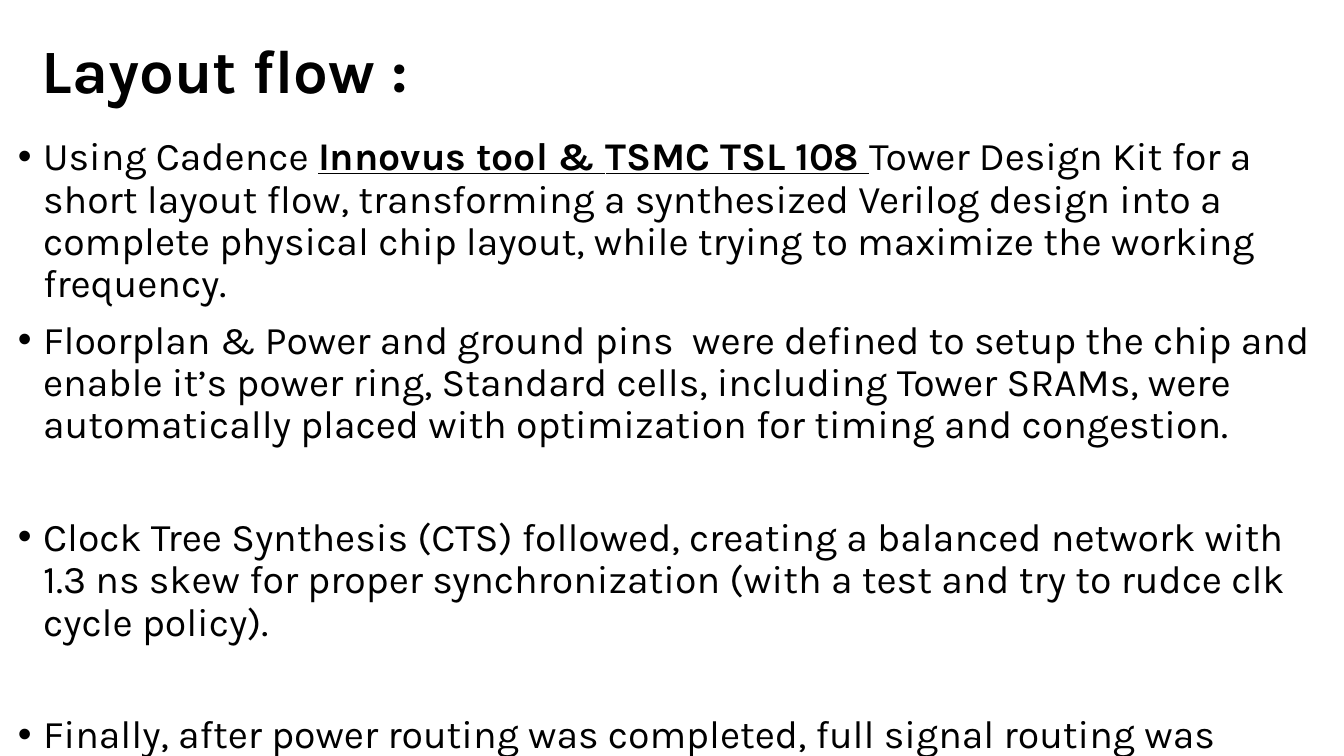
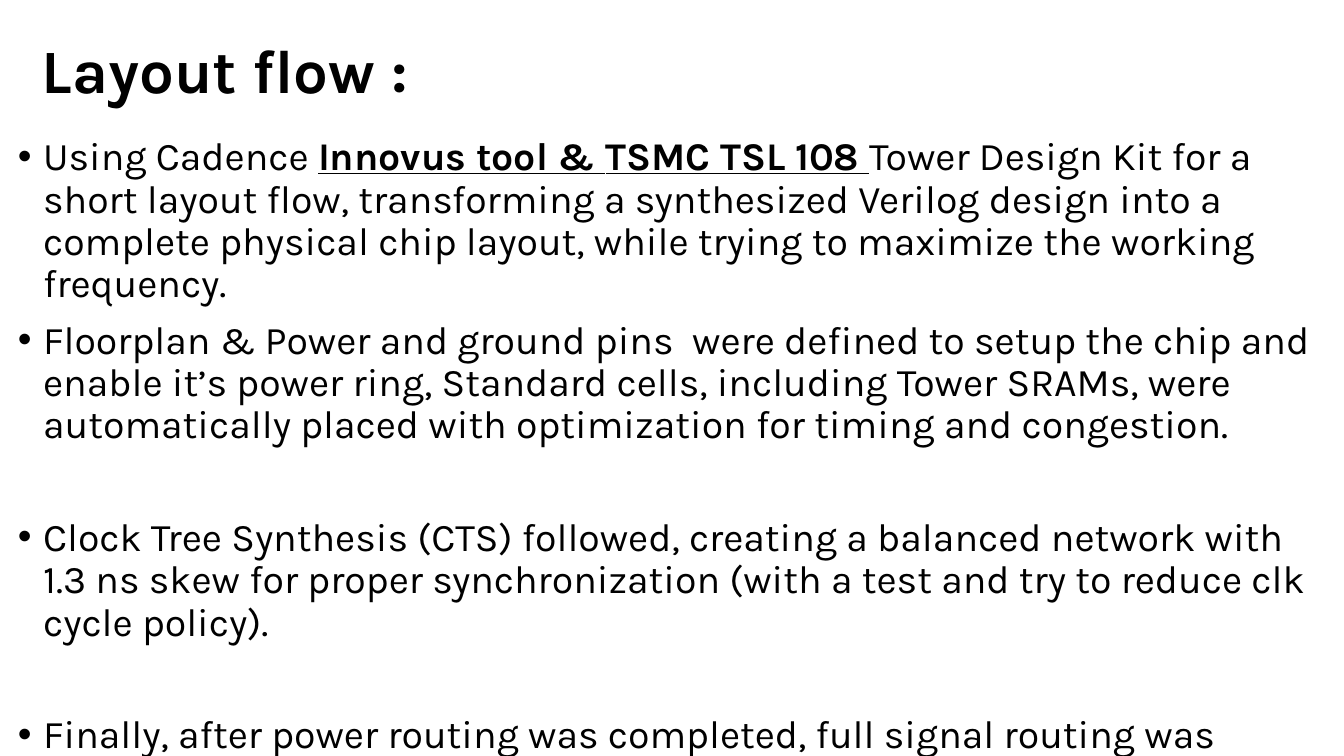
Before and after one commit to muhammad0bi/044169_project_B, a slide deck: slide 19 of Presintaions and Reports/Final presntaion VLSI.pptx (slide 14 before the commit). Drawn at 1344x756 pixels with LibreOffice and Linux fonts; fonts in the diff are those of the drawing. Boxes give left, top, right and bottom in pixels: in the first picture for what was removed or moved away, otherwise in the second. Text is boxed around its words. In the diff, an @@ line names an element or a change of style, - is before the commit and + after.

```diff
--- a/Presintaions and Reports/Final presntaion VLSI.pptx
+++ b/Presintaions and Reports/Final presntaion VLSI.pptx
@@ text at bbox=[43, 522, 1304, 646]: text changed @@
-• Clock Tree Synthesis (CTS) followed, creating a balanced network with 1.3 ns skew for proper synchronization (with a test and try to rudce clk cycle policy).
+• Clock Tree Synthesis (CTS) followed, creating a balanced network with 1.3 ns skew for proper synchronization (with a test and try to reduce clk cycle policy).
```
Also in this commit, not shown: 4 other slides changed, 5 slides added, 1 other file.
